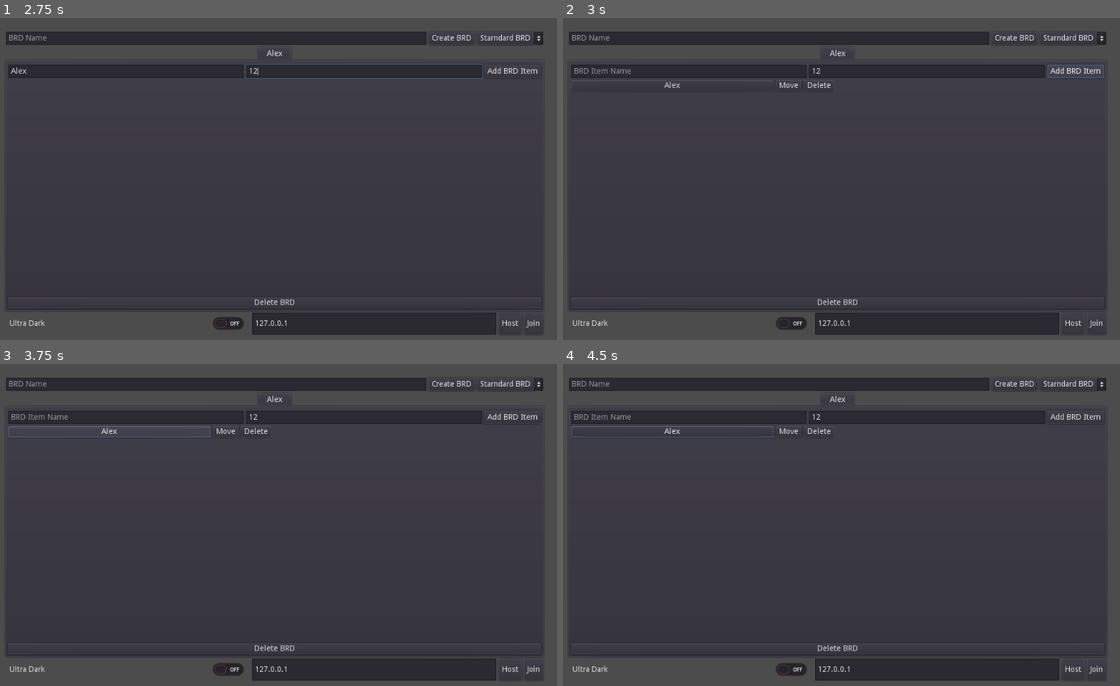
Above: before the commit, frames 1-4 (two rows, left to right).
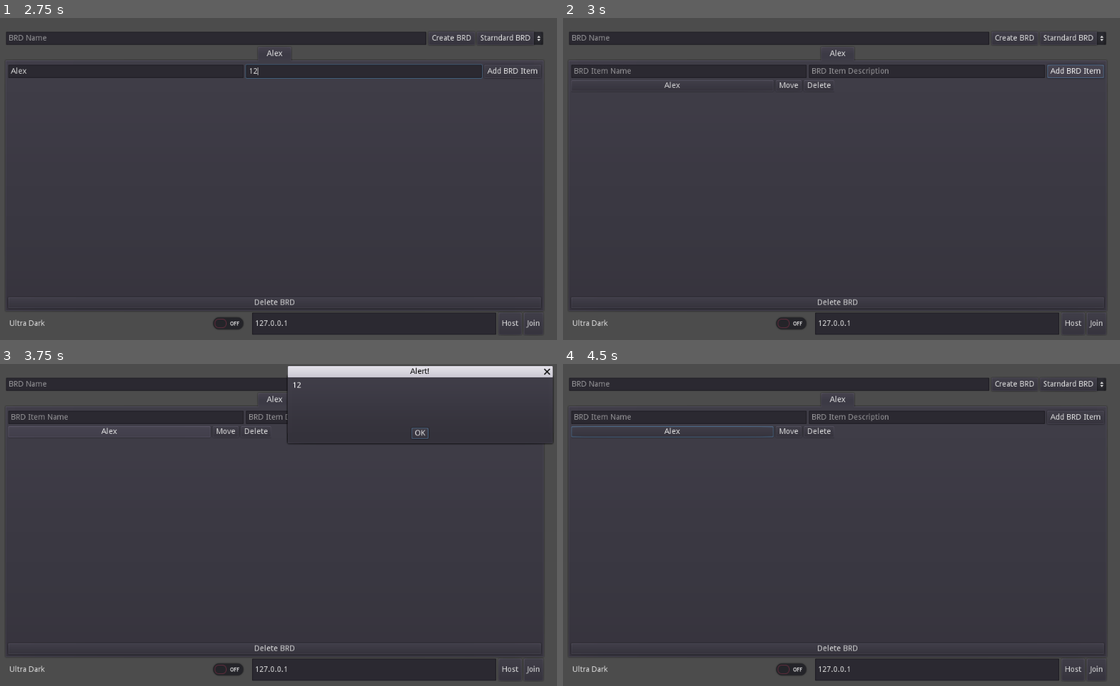
Above: after the commit, the same moments.

Repository: FunNoober/BRD-Sharp
Game: Godot game, scene res://assets/scenes/Main.tscn
Same seed, same stepped clock (60 frames per second), same inputs: the game is played once before the commit and once after it.
Inputs (mouse positions are in pixels of both pictures, inside the frame that each line leads up to):
- Up to frame 1 (2.75 s): click (217, 37) at 0.52 s; type "Alex" at 0.6 s; click "Create BRD" at 1.25 s; click (128, 72) at 2.02 s; type "Alex" at 2.1 s; click (362, 72) at 2.25 s; type "12" at 2.33 s
- Up to frame 2 (3 s): click "Add BRD Item" at 2.75 s
- Up to frame 3 (3.75 s): click "Alex" at 3.5 s
- Up to frame 4 (4.5 s): click (980, 434) at 4.25 s, where only the run after the commit has a clickable "OK"

Frame 1 is identical in both runs. In frame 2, 0.1% of the frame differs, in the area x 44-59%, y 15-18%; in frame 3, 2.7%, in the area x 1-100%, y 0-25%; in frame 4, 0.1%.

Commit message:
Various Bug Fixes and Improvements
The logic of marking todo items as done and changing the color is now handled by the board itself rather than the card.

Kanban item descriptions are now functional. They use popups to display the description.

Diff:
--- a/program_files/assets/kanban boards/NewKanbanItem.tscn
+++ b/program_files/assets/kanban boards/NewKanbanItem.tscn
@@ -26,5 +26,14 @@
 margin_bottom = 20.0
 text = "Delete"
 
+[node name="AcceptDialog" type="AcceptDialog" parent="."]
+margin_left = 544.0
+margin_right = 1024.0
+margin_bottom = 120.0
+rect_min_size = Vector2( 480, 120 )
+dialog_text = "Item description goes here"
+dialog_autowrap = true
+
+[connection signal="pressed" from="ItemContentsButton" to="." method="_on_ItemContentsButton_pressed"]
 [connection signal="pressed" from="MoveItemButton" to="." method="_on_MoveItemButton_pressed"]
 [connection signal="pressed" from="DeleteItemButton" to="." method="_on_DeleteItemButton_pressed"]
--- a/program_files/scripts/NewKanbanBoard.gd
+++ b/program_files/scripts/NewKanbanBoard.gd
@@ -16,13 +16,15 @@
 		items = parse_json(f.get_as_text()).items
 		cur_index = parse_json(f.get_as_text()).cur_index
 		for i in range(len(items)):
-			create_new_item(items[i].contents, false, items[i].done_state)
+			var obj = create_new_item(items[i].contents, false, items[i].done_state, items[i].description)
+			obj.data = items[i]
 
-remote func create_new_item(item_name, should_append, done_by_default):
+remote func create_new_item(item_name, should_append, done_by_default, description):
 	var nki = new_kanban_item.instance()
 	nki.name = item_name
 	nki.get_node("ItemContentsButton").text = item_name
 	nki.data.contents = item_name
+	nki.data.description = description
 
 	nki.connect("move_request", self, "move_item")
 	nki.connect("delete_request", self, "delete_item")
@@ -35,6 +37,7 @@
 		cur_index += 1
 		nki.data.index = cur_index
 	save()
+	return nki
 
 func move_item(done_state, object_name, index):
 	receive_item_move_request(done_state, object_name, index)
@@ -67,9 +70,10 @@
 	save()
 
 func call_create_new_item():
-	create_new_item($Contents/Toolbar/NewKanbanItemNameEdit.text, true, false)
-	rpc("create_new_item", $Contents/Toolbar/NewKanbanItemNameEdit.text, true, false)
+	create_new_item($Contents/Toolbar/NewKanbanItemNameEdit.text, true, false, $Contents/Toolbar/NewKanbanItemDescriptionEdit.text)
+	rpc("create_new_item", $Contents/Toolbar/NewKanbanItemNameEdit.text, true, false, $Contents/Toolbar/NewKanbanItemDescriptionEdit.text)
 	$Contents/Toolbar/NewKanbanItemNameEdit.text = ""
+	$Contents/Toolbar/NewKanbanItemDescriptionEdit.text = ""
 
 func _on_NewKanbanItemNameEdit_text_entered(_new_text: String) -> void:
 	call_create_new_item()
--- a/program_files/scripts/NewKanbanItem.gd
+++ b/program_files/scripts/NewKanbanItem.gd
@@ -2,6 +2,7 @@
 
 var data = {
 	"contents" : "",
+	"description" : "",
 	"done_state" : false,
 	"index" : 0
 }
@@ -19,3 +20,7 @@
 
 func _on_DeleteItemButton_pressed() -> void:
 	emit_signal("delete_request", data, data.done_state, name)
+
+func _on_ItemContentsButton_pressed() -> void:
+	$AcceptDialog.popup()
+	$AcceptDialog.dialog_text = data.description
--- a/program_files/scripts/NewTodoBoard.gd
+++ b/program_files/scripts/NewTodoBoard.gd
@@ -11,6 +11,7 @@
 		items = parse_json(f.get_as_text()).items
 		for item in items:
 			var nti = create_new_item(item.contents, false)
+			nti.data = item
 			if item.done_status == true:
 				nti.modulate = Color(1,1,1,0.2)
 			else:
@@ -30,17 +31,23 @@
 	save()
 	return nti
 
-func done_status_changed(data):
-	update_done_status(data)
-	rpc("update_done_status", data)
+func done_status_changed(data, i_name):
+	update_done_status(data, i_name)
+	rpc("update_done_status", data, i_name)
 
 func delete_request_received(data, i_name):
 	delete_item(data, i_name)
 	rpc("delete_item", data, i_name)
 
-remote func update_done_status(data):
+remote func update_done_status(data, i_name):
 	var index = items.find(data)
 	items[index].done_status = !data.done_status
+	var obj = $Contents/TodoItems/VBoxContainer.get_node(i_name)
+	obj.data.done_status = items[index].done_status
+	if obj.data.done_status == true:
+		obj.modulate = Color(1,1,1,0.2)
+	else:
+		obj.modulate = Color(1,1,1,1)
 	save()
 
 remote func delete_item(data, i_name):
--- a/program_files/scripts/NewTodoItem.gd
+++ b/program_files/scripts/NewTodoItem.gd
@@ -5,21 +5,14 @@
 	"done_status" : false
 }
 
-signal done_status_changed(data)
+signal done_status_changed(data, i_name)
 signal delete_request(data, i_name)
 
 func _ready() -> void:
 	data.contents = $Label.text
 
 func _on_MarkAsDoneButton_pressed() -> void:
-	data.done_status = !data.done_status
-	emit_signal("done_status_changed", data)
-	if data.done_status == false:
-		modulate = Color(1,1,1,0.2)
-		return
-	if data.done_status == true:
-		modulate = Color(1,1,1,1)
-		return
+	emit_signal("done_status_changed", data, name)
 
 func _on_DeleteButton_pressed() -> void:
 	emit_signal("delete_request", data, name)
